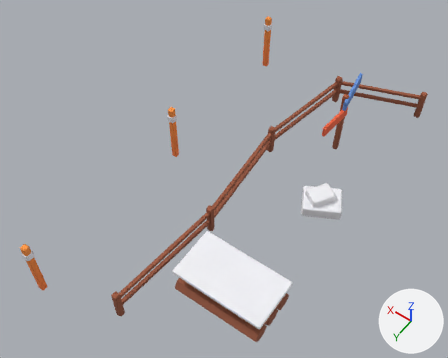
The glTF model public/assets/toycar/set-powder-verge-b.glb, before and after one commit.
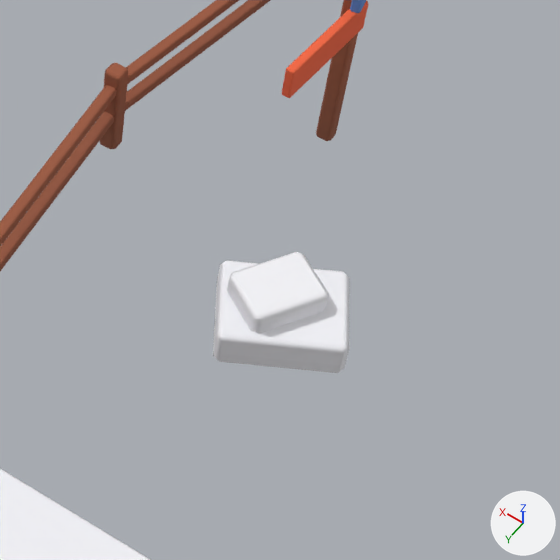
There are two pictures of each version: one whole from a 50 mm camera at (-5.91, 8.23, 12.77) aimed at (-0.4, 0.52, 0.66), one close up on the part from 53% to 91% of the width and 30% to 77% of the height. Arrows for +X, +Y and +Z are at lower right; the lights stay in place. The first two pictures are the older version. Vertices at exactly the same position are counted once.

The first close-up shows 'drape_verge'.
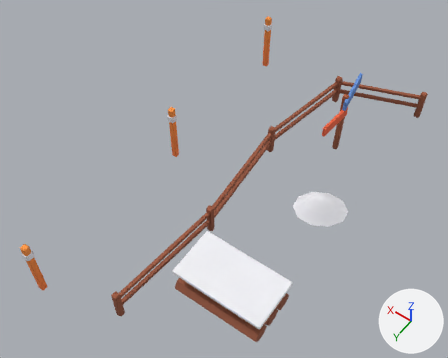
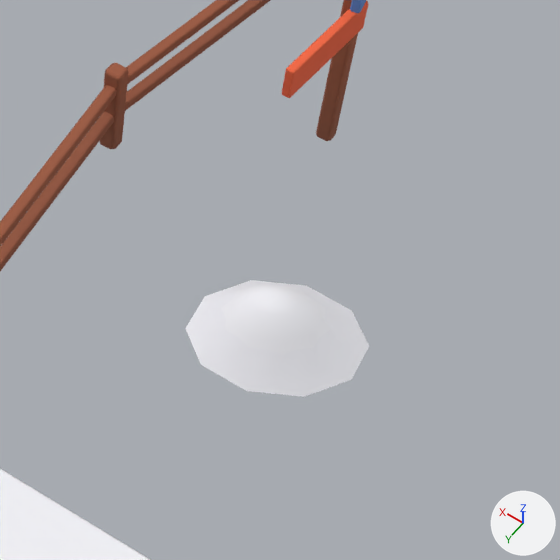
Where the change shows, as pixel boxes [x1, y1, x2, y2] in the close-ups (560 x 560 px):
part 1 of me_drape_verge, rebuilt (34% wider): before [213, 260, 350, 373]; after [185, 280, 369, 397]
part 2 of me_drape_verge, deleted: before [227, 252, 329, 334]

The edits, one by one:
me_drape_verge is used by ob_drape_verge; location (1.6, 5.0, 0.6).
me_drape_verge had 660 vertices, 1200 faces and spanned x -4.95..0.1, y -10.08..0.1, z -0.9..1.3.
me_drape_verge now has 653 vertices, 1182 faces and spans x -4.95..0.1, y -10.08..0.1, z -0.9..1.3.
me_drape_verge part 1: the loose piece of 24 vertices spanning x -4.79..-3.61, y -6.15..-5.05, z -0.6..-0.25 is rebuilt with 41 vertices and now spans x -4.85..-3.55, y -6.16..-5.04, z -0.7..-0.2.
Part 2, on me_drape_verge:
24 vertices are removed from x -4.48..-3.78, y -5.97..-5.23, z -0.3..-0.06.
44 faces are deleted.
